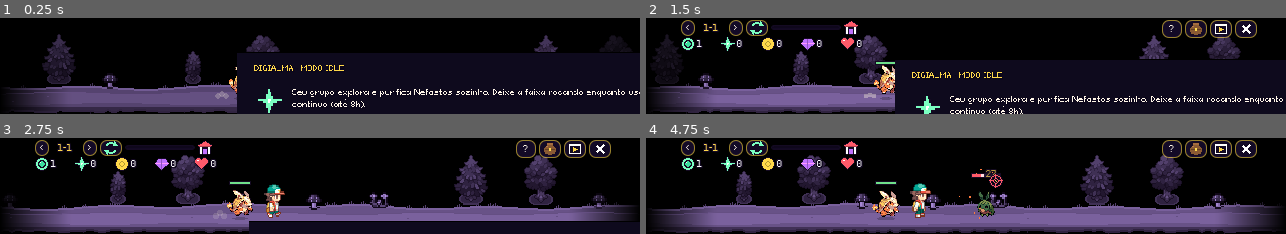
Above: before the commit, frames 1-4 (two rows, left to right).
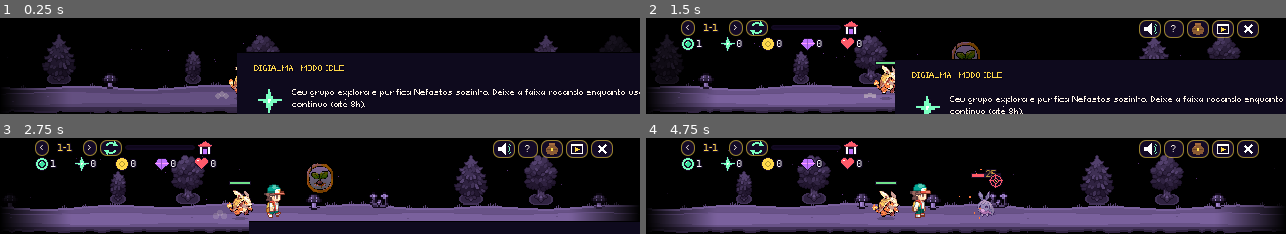
Above: after the commit, the same moments.

Repository: bhering20/digialma
Game: Godot game, scene res://scenes/idle.tscn
Two runs of this game, one before a commit and one after it. Both use one fixed random seed, a clock stepped at 60 frames per second and the inputs below. This scene is started directly instead of the project's main scene.
Inputs (mouse positions are in pixels of both pictures, inside the frame that each line leads up to):
- Up to frame 1 (0.25 s): no input
- Up to frame 2 (1.5 s): tap Enter (ui_accept) at 0.5 s; drag from (966, 66) to (1030, 44) at 0.52 s; drag from (838, 70) to (934, 85) at 1.27 s
- Up to frame 3 (2.75 s): move the mouse to (384, 164) at 2.02 s; hold Right from 2.03 s (still down); tap I at 2.1 s
- Up to frame 4 (4.75 s): release Right at 2.75 s; drag from (934, 205) to (774, 171) at 2.77 s; move the mouse to (1158, 200) at 3.52 s; hold Left 3.53-4.25 s; tap Q at 3.6 s; tap Enter (ui_accept) at 3.77 s; drag from (774, 171) to (870, 162) at 4.27 s

The runs differ from the first frame. In frame 1, less than 0.1% of the frame differs, in the area x 20-41%, y 17-46%; in frame 2, 2.4%; in frame 3, 2.8%, in the area x 4-96%, y 2-65%; in frame 4, 2.4%.

Commit message:
Idle v0.3: dificuldade de verdade, sons suaves e 3 mapas completos
- Zonas sobem 2 níveis cada (mapa 1: Nv 4 -> 22; Costa 21 -> 39;
  Monte Brasa 37 -> 55), XP 20 + 4*nível², grupo leva 55% do dano e
  cura 12% por vitória. Simulação: jogador parado perde nas zonas 1-2,
  1-8 e 1-10 e chega ao santuário com ~72 min.
- Sons originais sintetizados, baixinhos e com intervalo mínimo
  (purificar, item, cristal, nível, zona, derrota, captura, evolução,
  vitória; no duelo: golpe, perfeito, desvio, erro, selo). Botão de som
  na faixa e opção "SONS DO IDLE".
- Ambientação por mapa (vagalumes, brilhos/bolhas, brasas; esporos roxos
  quando corrompido), abertura de mapa com a insígnia e celebração ao
  purificar os 3 mapas. Zona 10 de mapa purificado vira farm com bônus.
- Corrige o shader dos Digialmas, que elevava a cor ao quadrado e
  escurecia todos (ex.: Vulcatatu preto depois do duelo).

Co-Authored-By: Claude Opus 5.5 <noreply@anthropic.com>
Claude-Session: https://claude.ai/code/session_011BGaAH5YinDufTB4UYF1Q9

Diff:
--- a/scripts/game.gd
+++ b/scripts/game.gd
@@ -211,7 +211,8 @@
 ## pressionam o inicial: o Fogo sobra na Floresta, sofre na Costa (Água) e
 ## precisa de parceiros de outros tipos para seguir.
 const ZONES := 10
-const ZONE_LV := [3, 15, 27]  # nível mínimo na zona 1 de cada mapa (+1 por zona)
+const ZONE_LV := [4, 21, 37]  # nível mínimo na zona 1 de cada mapa
+const ZONE_STEP := 2.0          # níveis a mais por zona
 const ZONE_POOLS := [
 	# Floresta: Planta/Inseto/Voador (bom para Fogo); no fim, a Água começa a aparecer
 	[[15, 1, 5, 4], [15, 16, 1, 2, 5], [16, 2, 3, 5, 12]],
@@ -230,6 +231,7 @@
 var zone_max := {}   # mapa -> maior zona liberada
 var zone_kills := {} # mapa -> purificações na zona atual
 var zone_auto := true
+var all_purified := false
 
 
 func zone_of(r: int) -> int:
@@ -241,7 +243,7 @@
 
 
 func zone_levels(r: int, z: int) -> Vector2i:
-	var lo: int = ZONE_LV[r] + z - 1
+	var lo: int = ZONE_LV[r] + int((z - 1) * ZONE_STEP)
 	return Vector2i(lo, lo + 2)
 
 
@@ -345,7 +347,7 @@
 var battle_count := 0
 var seen := {}
 var intro_done := false
-var options := {"alerta_som": true, "fullscreen": false, "musica": 80, "efeitos": 90, "janela_ampla": false, "dicas": true, "painel": 1.25, "jogo_compacto": true, "duelo_faixa": true}
+var options := {"sons_idle": true, "alerta_som": true, "fullscreen": false, "musica": 80, "efeitos": 90, "janela_ampla": false, "dicas": true, "painel": 1.25, "jogo_compacto": true, "duelo_faixa": true}
 const PANEL_SIZES := [1.0, 1.25, 1.5, 2.0]
 
 
@@ -387,12 +389,42 @@
 
 
 # ---------------------------------------------------------------- SAVE
-const VERSION := "0.2"
+const VERSION := "0.3"
 const SAVE_PATH := "user://digialma_save.dat"
-const SAVE_KEYS := ["zone", "zone_max", "zone_kills", "zone_a …(311 unchanged characters)…
+const SAVE_KEYS := ["all_purified", "zone", "zone_max", "zone_kills", "zone_a …(311 unchanged characters)…
 var last_seen := 0  # quando o jogo foi salvo pela última vez (para o progresso offline)
 var _save_t := 0.0
 var _testing := false
+
+
+# ---------------------------------------------------------------- SONS
+## Efeitos curtos e suaves (sintetizados, originais). Volume baixo e com
+## intervalo mínimo por som, para o idle não ficar irritante.
+var _sfx_pool: Array = []
+var _sfx_last := {}
+
+
+func sfx(name: String, db := 0.0, cooldown := 0.25) -> void:
+	if not options.get("sons_idle", true) or _testing:
+		return
+	var now := Time.get_ticks_msec() / 1000.0
+	if now - float(_sfx_last.get(name, -99.0)) < cooldown:
+		return
+	_sfx_last[name] = now
+	var p: AudioStreamPlayer = null
+	for q in _sfx_pool:
+		if not q.playing:
+			p = q
+			break
+	if p == null:
+		if _sfx_pool.size() >= 6:
+			return
+		p = AudioStreamPlayer.new()
+		add_child(p)
+		_sfx_pool.append(p)
+	p.stream = load("res://assets/sfx/%s.wav" % name)
+	p.volume_db = linear_to_db(maxf(0.01, options.get("efeitos", 90) / 100.0)) - 10.0 + db
+	p.play()
 
 
 func save_game() -> void:
@@ -518,6 +550,8 @@
 			_debug_v25()
 		elif a == "--shot=v26":
 			_debug_v26()
+		elif a == "--shot=v27":
+			_debug_v27()
 		elif a == "--shot=v20":
 			_debug_v20()
 		elif a == "--shot=v19":
@@ -998,7 +1032,7 @@
 
 ## Curva quadrática: o nível do santuário exige tempo de verdade.
 func xp_need(m: Dictionary) -> int:
-	return 20 + int(m["lv"]) * int(m["lv"]) * 3
+	return 20 + int(m["lv"]) * int(m["lv"]) * 4
 
 
 func moves_of(m: Dictionary) -> Array:
@@ -1167,6 +1201,10 @@
 uniform float scan = 0.0;
 uniform float silhouette = 0.0;
 uniform float t = 0.0;
+// cor do vértice (com o modulate); o COLOR do fragmento já vem multiplicado
+// pela textura, então multiplicar de novo escurecia tudo
+varying vec4 vcol;
+void vertex() { vcol = COLOR; }
 float hash(vec2 p) { return fract(sin(dot(p, vec2(12.9898, 78.233))) * 43758.5453); }
 void fragment() {
 	vec2 uv = UV;
@@ -1187,7 +1225,7 @@
 	}
 	c.rgb = mix(c.rgb, vec3(1.0), silhouette);
 	c.rgb = mix(c.rgb, flash_color.rgb, flash);
-	COLOR = c * COLOR;
+	COLOR = c * vcol;
 }
 """
 
@@ -1898,11 +1936,20 @@
 	get_tree().create_timer(120.0, true, false, true).timeout.connect(get_tree().quit)
 	await get_tree().create_timer(0.5).timeout
 	new_game(7)
+	var rr := int(OS.get_environment("REG")) if OS.get_environment("REG") != "" else 0
 	team[0]["id"] = 9
-	team[0]["lv"] = 30
+	team[0]["lv"] = 75
 	team[0]["tree"] = {"a1": true}
+	team[0]["hp"] = max_hp(team[0])
 	debug_species = -9
-	idle_prog[0] = 100.0
+	tutorial["idle"] = true
+	for k in 3:
+		tutorial["mapa%d" % k] = true
+	badges = rr
+	region = rr
+	zone[rr] = ZONES
+	zone_max[rr] = ZONES
+	zone_kills[rr] = zone_need(ZONES)
 	get_tree().change_scene_to_file("res://scenes/idle.tscn")
 	await get_tree().create_timer(8.0).timeout
 	var idle = get_tree().current_scene
@@ -1911,13 +1958,13 @@
 	for i in 200:
 		await get_tree().create_timer(0.4).timeout
 		get_viewport().get_texture().get_image().save_png("/tmp/v23/s%03d.png" % i)
-		if badges >= 1 and i > 10:
+		if badges >= rr + 1 and i > 10:
 			await get_tree().create_timer(2.0).timeout
 			get_viewport().get_texture().get_image().save_png("/tmp/v23/z_fim.png")
 			break
 	await get_tree().create_timer(3.0).timeout
 	get_viewport().get_texture().get_image().save_png("/tmp/v23/z_regiao2.png")
-	print("FIM badges=", badges, " region=", region)
+	print("FIM badges=", badges, " region=", region, " todos=", all_purified)
 	get_tree().quit()
 
 
@@ -1996,3 +2043,25 @@
 		if i % 5 == 0:
 			print("t=", i, " zona=", zone.get(region, 1), " kills=", zone_kills.get(region, 0), " hp=", team[0]["hp"], "/", max_hp(team[0]), " lv=", team[0]["lv"])
 	get_tree().quit()
+
+
+## Simulação de balanceamento: jogador novo, tempo acelerado.
+func _debug_v27() -> void:
+	get_tree().create_timer(175.0, true, false, true).timeout.connect(get_tree().quit)
+	await get_tree().create_timer(0.3).timeout
+	new_game(7)
+	tutorial["idle"] = true
+	tutorial["mapa0"] = true
+	get_tree().change_scene_to_file("res://scenes/idle.tscn")
+	await get_tree().create_timer(1.0).timeout
+	Engine.time_scale = 30.0
+	var gt := 0.0
+	for i in 2000:
+		await get_tree().create_timer(6.0).timeout  # 6s de jogo
+		gt += 6.0
+		var mins := gt / 60.0
+		if i % 30 == 0:
+			var lvs: Array = []
+			for m in team:
+				lvs.append(m["lv"])
+			print("SIM %5.1f min | zona %d-%d kills %d/%d | max %d | niveis %s | badges %d" % [mins, region + 1, zone_of(region), int(zone_kills.get(region, 0)), zone_need(zone_of(region)), int(zone_max.get(region, 1)), str(lvs), badges])
--- a/scripts/idle.gd
+++ b/scripts/idle.gd
@@ -48,6 +48,7 @@
 var pending_evo: Array = []
 var approaching := false
 var hold_evo := false
+var amb2: MapAmbient
 var sfx: AudioStreamPlayer
 var zone_l: Label
 var hp_bars: Array = []
@@ -60,7 +61,7 @@
 var duel_btn: Button
 ## Quanto o caminho do idle anda por purificação (bem mais longo que jogando).
 ## Dano que o grupo leva no idle (o idle é mais leve que o duelo)
-const IDLE_TAKEN := 0.4
+const IDLE_TAKEN := 0.55
 const FAINT := Color(0.35, 0.35, 0.45, 0.55)
 const STEP_MIN := 0.8
 const STEP_MAX := 1.3
@@ -85,6 +86,11 @@
 	road.ground = GROUND
 	road.material = cmat
 	add_child(road)
+	amb2 = MapAmbient.new()
+	amb2.kind = ["floresta", "costa", "vulcao"][mini(Game.region, 2)]
+	amb2.corrupted = cmat != null
+	amb2.ground = GROUND
+	add_child(amb2)
 	stage = Node2D.new()
 	stage.y_sort_enabled = true
 	add_child(stage)
@@ -101,9 +107,12 @@
 	_build_hud()
 	_offline_gains()
 	_heal_party(1.0, true)
-	if progress >= 100.0 and Game.zone_of(my_region) >= Game.ZONES:
+	if progress >= 100.0 and Game.zone_of(my_region) >= Game.ZONES and Game.badges <= my_region:
 		_sanctuary_ready.call_deferred()
 	_log("%s começou a explorar %s." % [Game.mon_name(Game.team[0]), reg["nome"]])
+	if not Game.tutorial.get("mapa%d" % my_region, false):
+		Game.tutorial["mapa%d" % my_region] = true
+		_map_intro.call_deferred()
 	if not Game.tutorial.get("idle", false):
 		Game.tutorial["idle"] = true
 		hold_evo = true
@@ -294,6 +303,8 @@
 			Game.add_partner(e)
 			captured += 1
 			_pop_icon(kid.position + Vector2(0, -44), "coracao")
+			Game.sfx("captura")
+		Game.sfx("captura")
 	print("[duelo] resultado=", r)
 	dueling = false
 	_refresh()
@@ -427,10 +438,15 @@
 	log_l.visible = false
 	add_child(log_l)
 	var bx := HBoxContainer.new()
-	bx.position = Vector2(W - FADE * 0.5 - 89, 2)
+	bx.position = Vector2(W - FADE * 0.5 - 112, 2)
 	bx.add_theme_constant_override("separation", 3)
 	add_child(bx)
 	hud.append(bx)
+	var snd := _icon_btn("som" if Game.options.get("sons_idle", true) else "mudo", "Sons do idle (os alertas de raro e santuário têm opção própria)")
+	snd.pressed.connect(func():
+		Game.options["sons_idle"] = not Game.options.get("sons_idle", true)
+		snd.icon = Game.tex(UI % ("som" if Game.options["sons_idle"] else "mudo")))
+	bx.add_child(snd)
 	var help := _pill("?", 20)
 	help.custom_minimum_size = Vector2(20, 18)
 	help.tooltip_text = "Como jogar"
@@ -642,8 +658,11 @@
 			elif pets[i].modulate == FAINT:
 				pets[i].modulate = Color.WHITE
 	if not walking:
+		if amb2:
+			amb2.drift = 0.0
 		return
 	road.scroll += SPEED * delta
+	amb2.drift = SPEED * 0.6
 	road.queue_redraw()
 	for p in props.duplicate():
 		var s := p as Sprite2D
@@ -664,9 +683,11 @@
 	while is_inside_tree():
 		_set_walking(not sanct_ready or approaching)
 		var faro: float = [1.0, 0.75, 0.55][Game.elo_level("faro")]
-		var until := Time.get_ticks_msec() + int(rng.randf_range(2.5, 5.0) * faro * 1000.0)
-		while Time.get_ticks_msec() < until and not want_duel and not want_sanct and (pending_evo.is_empty() or hold_evo or is_instance_valid(panel_win)) and is_inside_tree():
+		var wait_s := rng.randf_range(2.5, 5.0) * faro
+		var waited := 0.0
+		while waited < wait_s and not want_duel and not want_sanct and (pending_evo.is_empty() or hold_evo or is_instance_valid(panel_win)) and is_inside_tree():
 			await get_tree().process_frame
+			waited += get_process_delta_time()
 		if not is_inside_tree():
 			return
 		if not pending_evo.is_empty() and not hold_evo and not is_instance_valid(panel_win):
@@ -738,6 +759,7 @@
 		return
 	var mpos := m.position
 	_elo_xp(2 + rar)
+	Game.sfx("purificar%d" % rng.randi_range(0, 2), -4.0, 1.2)
 	await _purify_fx(m, mat)
 	var xp: int = 6 + e["lv"] * 2
 	var b := int(rng.randi_range(8, 20) * [1.0, 1.5, 2.0][Game.elo_level("bolsa")] * (1.2 if Game.has_skill(Game.team[0], "v3") else 1.0) * (1.0 + Game.gear_bonus(Game.team[0], "bits")))
@@ -746,7 +768,7 @@
 	bits_gained += b
 	Game.bits += b
 	Game.zone_kills[my_region] = int(Game.zone_kills.get(my_region, 0)) + 1
-	_heal_party(0.2)
+	_heal_party(0.12)
 	_give_xp(xp)
 	_log("%s foi purificado! +%d XP  +%d bits" % [Game.mon_name(e), xp, b], Color("aef7c8"))
 	# chance de amuleto (raridade do Nefasto ajuda)
@@ -755,11 +777,13 @@
 		items_found += 1
 		await get_tree().create_timer(1.0).timeout
 		_drop_fx(mpos + Vector2(0, -20), g)
+		Game.sfx("item")
 		_log("Achou um amuleto: %s! (%s)" % [Game.gear_name(g), Game.gear_desc(g)], Game.rar_color(g["rar"]))
 	# Cristal de Ressonância (para fusões)
 	if rng.randf() < 0.05 + rar * 0.03:
 		Game.cristais += 1
 		_pop_icon(mpos + Vector2(0, -30), "res")
+		Game.sfx("cristal")
 	var auto_ch: float = [0.0, 0.15, 0.3][Game.elo_level("auto")]
 	if rng.randf() < auto_ch:
 		e["hp"] = Game.max_hp(e)
@@ -768,6 +792,7 @@
 		await get_tree().create_timer(1.2).timeout
 		_log("Purificação Automática: %s quis ficar com você! (%s)" % [Game.mon_name(e), where], Color("ffd84a"))
 		_pop_icon(kid.position + Vector2(0, -44), "coracao")
+		Game.sfx("captura")
 	_refresh()
 	await _check_zone()
 
@@ -785,7 +810,17 @@
 	if int(Game.zone_kills.get(my_region, 0)) < Game.zone_need(z):
 		return
 	if z >= Game.ZONES:
-		if not sanct_ready:
+		if Game.badges > my_region:
+			# mapa já purificado: a zona 10 vira farm (com um baú de bits)
+			Game.zone_kills[my_region] = 0
+			var bonus := 40 * (my_region + 1)
+			Game.bits += bonus
+			bits_gained += bonus
+			_pop_icon(kid.position + Vector2(0, -44), "bits")
+			_pop_text(kid.position + Vector2(8, -50), str(bonus), Color("ffd84a"))
+			Game.sfx("item")
+			_refresh()
+		elif not sanct_ready:
 			await _sanctuary_ready()
 		return
 	Game.zone_max[my_region] = maxi(int(Game.zone_max.get(my_region, 1)), z + 1)
@@ -795,6 +830,7 @@
 		_heal_party(1.0, true)
 		_sparkle(kid.position + Vector2(0, -30))
 		_pop_text(kid.position + Vector2(-6, -50), "%d-%d" % [my_region + 1, z + 1], Color("ffd84a"))
+		Game.sfx("zona")
 	else:
 		Game.zone_kills[my_region] = 0  # farmando: repete a zona
 	_refresh()
@@ -926,6 +962,7 @@
 
 ## O grupo inteiro caiu: o Nefasto vence, todos voltam uma zona e se recuperam.
 func _defeat(m: AnimatedSprite2D) -> void:
+	Game.sfx("derrota")
 	_pop_icon(kid.position + Vector2(0, -44), "fugir")
 	_burst(kid.position + Vector2(0, -20), Color("b050ff"), 16)
 	await create_tween().tween_property(m, "position:x", W + 60, 0.6).finished
@@ -944,8 +981,55 @@
 	if not Game.options.get("alerta_som", true):
 		return
 	sfx.stream = load("res://assets/sfx/%s.wav" % name)
-	sfx.volume_db = linear_to_db(maxf(0.01, Game.options.get("efeitos", 90) / 100.0)) - 6.0
+	sfx.volume_db = linear_to_db(maxf(0.01, Game.options.get("efeitos", 90) / 100.0)) - 8.0
 	sfx.play()
+
+
+## Abertura de mapa novo: a insígnia do mapa (apagada enquanto corrompido)
+## surge sobre o grupo, com o número da zona.
+func _map_intro() -> void:
+	await get_tree().create_timer(1.2).timeout
+	var b := Sprite2D.new()
+	b.texture = Game.tex("res://assets/badges/%s.png" % reg["lider"]["badge"])
+	b.texture_filter = CanvasItem.TEXTURE_FILTER_NEAREST
+	b.position = Vector2(W * 0.5, 40)
+	b.scale = Vector2(0.05, 0.05)
+	b.modulate = Color(0.55, 0.4, 0.75, 0.0) if cmat else Color(1, 1, 1, 0.0)
+	add_child(b)
+	var tw := create_tween()
+	tw.tween_property(b, "scale", Vector2(0.45, 0.45), 0.5).set_trans(Tween.TRANS_BACK).set_ease(Tween.EASE_OUT)
+	tw.parallel().tween_property(b, "modulate:a", 1.0, 0.4)
+	await tw.finished
+	_pop_text(Vector2(W * 0.5 - 8, 30), "%d-%d" % [my_region + 1, Game.zone_of(my_region)], Color("ffd84a"))
+	Game.sfx("zona")
+	await get_tree().create_timer(1.6).timeout
+	await create_tween().tween_property(b, "modulate:a", 0.0, 0.5).finished
+	b.queue_free()
+
+
+## Os 3 mapas purificados: as três insígnias giram sobre o grupo.
+## O idle continua (farm infinito) até o meio do jogo chegar num update.
+func _finale() -> void:
+	Game.sfx("vitoria")
+	var bs: Array = []
+	for i in Game.REGIONS.size():
+		var b := Sprite2D.new()
+		b.texture = Game.tex("res://assets/badges/%s.png" % Game.REGIONS[i]["lider"]["badge"])
+		b.texture_filter = CanvasItem.TEXTURE_FILTER_NEAREST
+		b.scale = Vector2(0.35, 0.35)
+		add_child(b)
+		bs.append(b)
+	var t0 := 0.0
+	while t0 < 4.0 and is_inside_tree():
+		t0 += get_process_delta_time()
+		for i in bs.size():
+			var a := t0 * 2.0 + i * TAU / bs.size()
+			bs[i].position = kid.position + Vector2(cos(a) * 34.0, -40.0 + sin(a) * 10.0)
+		if int(t0 * 10) % 7 == 0:
+			_burst(kid.position + Vector2(randf_range(-60, 60), -30), Color("ffd84a"), 4)
+		await get_tree().process_frame
+	for b in bs:
+		b.queue_free()
 
 
 ## Épico/Lendário: o Digialma desafia e fica esperando numa fila (até 3).
@@ -1026,9 +1110,10 @@
 	add_child(hit)
 	rare_answer = ""
 	hit.pressed.connect(func(): rare_answer = "clicou")
-	var deadline := Time.get_ticks_msec() + 9000
-	while rare_answer == "" and Time.get_ticks_msec() < deadline and is_inside_tree():
+	var waited := 0.0
+	while rare_answer == "" and waited < 9.0 and is_inside_tree():
 		await get_tree().process_frame
+		waited += get_process_delta_time()
 	pulse.kill()
 	flash.queue_free()
 	hit.queue_free()
@@ -1039,6 +1124,7 @@
 		e["hp"] = Game.max_hp(e)
 		_log("Captura automática: o Elo purificou %s sozinho! (%s)" % [Game.mon_name(e), Game.add_partner(e)], Color("ffd84a"))
 		_pop_icon(kid.position + Vector2(0, -44), "coracao")
+		Game.sfx("captura")
 		_refresh()
 		return
 	if rare_answer == "":
@@ -1075,6 +1161,7 @@
 		_elo_xp(15)
 		_log("PERFEITO! %s foi purificado e quis ficar com você! (%s)" % [Game.mon_name(e), where], Color("ffd84a"))
 		_pop_icon(kid.position + Vector2(0, -44), "coracao")
+		Game.sfx("captura")
 		_sparkle(m.position + Vector2(0, -26))
 		_refresh()
 	else:
@@ -1141,7 +1228,7 @@
 	var top := 0
 	for pr in reg["lider"]["time"]:
 		top = maxi(top, pr[1])
-	return Game.ZONE_LV[my_region] + Game.ZONES
+	return Game.zone_levels(my_region, Game.ZONES).y + 1
 
 
 func _sanctuary_challenge() -> void:
@@ -1162,7 +1249,7 @@
 	var boss_off := [1, 2, 4]
 	for bi in ld["time"].size():
 		var pair: Array = ld["time"][bi]
-		var blv: int = Game.ZONE_LV[my_region] + Game.ZONES - 1 + boss_off[mini(bi, 2)]
+		var blv: int = Game.zone_levels(my_region, Game.ZONES).y - 1 + boss_off[mini(bi, 2)]
 		var e := Game.new_monster(pair[0], blv, pair[2] if pair.size() > 2 else 0)
 		e["nefasto"] = Game.region_corrupt(Game.region)
 		var d = load("res://scripts/strip_duel.gd").new()
@@ -1208,6 +1295,7 @@
 
 
 func _sanctuary_win() -> void:
+	Game.sfx("vitoria")
 	var ld: Dictionary = reg["lider"]
 	var was := Game.region
 	Game.badges = maxi(Game.badges, was + 1)
@@ -1236,6 +1324,7 @@
 			_burst(Vector2(FADE + i * (W - FADE * 2) / 4.0, GROUND - 10), Color("fff3a8"), 10)
 		road.material = null
 		gym.material = null
+		amb2.corrupted = false
 		for p in props:
 			(p as CanvasItem).material = null
 		cmat = null
@@ -1252,6 +1341,8 @@
 		Game.zone_max[was + 1] = maxi(1, int(Game.zone_max.get(was + 1, 1)))
 		Game.change_scene("res://scenes/idle.tscn")
 	else:
+		Game.all_purified = true
+		await _finale()
 		sanct_ready = false
 		gym.queue_free()
 		leader_spr.queue_free()
@@ -1267,6 +1358,7 @@
 
 func _do_evolutions() -> void:
 	_set_walking(false)
+	Game.sfx("evolucao")
 	while not pending_evo.is_empty():
 		var m: Dictionary = pending_evo.pop_front()
 		var i := Game.team.find(m)
@@ -1310,6 +1402,7 @@
 			_log("%s subiu para o Nv %d! +1 Ponto de Alma" % [Game.mon_name(m), m["lv"]], Color("8fd4ff"))
 		if m["lv"] > lv0 and i < pets.size():
 			_pop_icon(pets[i].position + Vector2(0, -36), "nivel")
+			Game.sfx("nivel", 0.0, 1.0)
 		_check_evo(m)
 
 
@@ -1461,3 +1554,70 @@
 				var yb: float = bot.call(x)
 				var len := 2 + h % 4
 				draw_rect(Rect2(x, yb - 1, 1, len), Color(pal["raiz"], f * 0.9))
+
+
+## Partículas leves do mapa (não distraem): vagalumes e folhas na Floresta,
+## brilhos e bolhas na Costa, brasas e cinzas no Monte Brasa. Corrompido:
+## esporos roxos subindo devagar.
+class MapAmbient extends Node2D:
+	var kind := "floresta"
+	var corrupted := false
+	var ground := 80.0
+	var drift := 0.0
+	var ps: Array = []
+	var t := 0.0
+
+	func _ready() -> void:
+		for i in 16:
+			ps.append(_new(randf_range(0, 640)))
+
+	func _new(x: float) -> Dictionary:
+		return {"x": x, "y": randf_range(16, ground - 6), "ph": randf() * TAU, "sp": randf_range(0.5, 1.2), "k": randi() % 2}
+
+	func _process(d: float) -> void:
+		t += d
+		for p in ps:
+			p["x"] -= drift * d * p["sp"]
+			if corrupted:
+				p["y"] -= 4.0 * d * p["sp"]
+			else:
+				match kind:
+					"floresta":
+						p["x"] += sin(t * 0.8 + p["ph"]) * 6.0 * d
+						p["y"] += (cos(t * 0.7 + p["ph"]) * 4.0 + (8.0 if p["k"] == 1 else 0.0)) * d
+					"costa":
+						p["y"] -= (6.0 if p["k"] == 1 else 0.0) * d
+					"vulcao":
+						p["y"] -= (10.0 if p["k"] == 0 else -5.0) * d * p["sp"]
+						p["x"] += sin(t + p["ph"]) * 5.0 * d
+			if p["x"] < -10 or p["y"] < 10 or p["y"] > ground + 2:
+				var n := _new(650.0 if drift > 0.0 else randf_range(0, 640))
+				p.merge(n, true)
+		queue_redraw()
+
+	func _draw() -> void:
+		for p in ps:
+			var x: float = p["x"]
+			var fa := clampf(minf(x, 640.0 - x) / 70.0, 0.0, 1.0)
+			var tw := 0.5 + 0.5 * sin(t * 3.0 + p["ph"])
+			var pos := Vector2(round(x), round(p["y"]))
+			if corrupted:
+				draw_rect(Rect2(pos, Vector2(1, 1)), Color(0.75, 0.4, 1.0, 0.55 * fa * (0.5 + tw * 0.5)))
+				continue
+			match kind:
+				"floresta":
+					if p["k"] == 0:
+						draw_circle(pos, 1.6, Color(0.85, 1.0, 0.4, 0.18 * fa * tw))
+						draw_rect(Rect2(pos, Vector2(1, 1)), Color(0.95, 1.0, 0.6, 0.85 * fa * tw))
+					else:
+						draw_rect(Rect2(pos, Vector2(2, 1)), Color(0.45, 0.75, 0.3, 0.6 * fa))
+				"costa":
+					if p["k"] == 0:
+						draw_rect(Rect2(pos, Vector2(1, 1)), Color(1, 1, 1, 0.8 * fa * tw * tw))
+					else:
+						draw_arc(pos, 1.5, 0, TAU, 8, Color(0.7, 0.9, 1.0, 0.45 * fa), 1.0)
+				"vulcao":
+					if p["k"] == 0:
+						draw_rect(Rect2(pos, Vector2(1, 1)), Color(1.0, 0.55 + 0.3 * tw, 0.2, 0.85 * fa))
+					else:
+						draw_rect(Rect2(pos, Vector2(1, 1)), Color(0.5, 0.45, 0.45, 0.5 * fa))
--- a/scripts/strip_duel.gd
+++ b/scripts/strip_duel.gd
@@ -357,6 +357,10 @@
 			break
 		await get_tree().process_frame
 	ring.result(res)
+	if res == "perfect":
+		Game.sfx("perfeito", 0.0, 0.05)
+	elif res == "miss":
+		Game.sfx("erro", -2.0, 0.05)
 	catcher.visible = false
 	return res
 
@@ -460,6 +464,7 @@
 			_sync(12.0)
 		"ok":
 			host._pop_icon(pet.position + Vector2(0, -34), "desvio")
+			Game.sfx("desvio", 0.0, 0.05)
 			create_tween().tween_property(pet, "position:x", pet.position.x - 10, 0.08).set_trans(Tween.TRANS_QUAD)
 			await get_tree().create_timer(0.12).timeout
 			create_tween().tween_property(pet, "position:x", 262.0, 0.15)
@@ -505,6 +510,7 @@
 			ok = false
 			break
 		seal.lock()
+		Game.sfx("selo", float(seal.locked) * 1.5, 0.02)
 		host._burst(center, Color("7affc1"), 5)
 		mat.set_shader_parameter("flash", 0.5)
 		get_tree().create_timer(0.08).timeout.connect(func(): if is_instance_valid(m): mat.set_shader_parameter("flash", 0.0))
@@ -554,6 +560,7 @@
 
 
 func _hit(spr: AnimatedSprite2D, smat: ShaderMaterial, dmg: int, col: Color, big: bool, on_player := false) -> void:
+	Game.sfx("golpe", 0.0 if big else -3.0, 0.05)
 	if on_player:
 		lead["hp"] = maxi(0, lead["hp"] - dmg)
 	else:
--- a/scripts/title.gd
+++ b/scripts/title.gd
@@ -346,6 +346,12 @@
 	dc.button_pressed = Game.options["dicas"]
 	dc.toggled.connect(func(on): Game.options["dicas"] = on)
 	v.add_child(dc)
+	var sid := CheckButton.new()
+	sid.text = "SONS DO IDLE (SUAVES)"
+	sid.tooltip_text = "Plings baixinhos ao purificar, subir de nível, achar itens... Também dá para ligar/desligar na própria faixa."
+	sid.button_pressed = Game.options.get("sons_idle", true)
+	sid.toggled.connect(func(on): Game.options["sons_idle"] = on)
+	v.add_child(sid)
 	var asom := CheckButton.new()
 	asom.text = "ALERTA SONORO (RARO E SANTUÁRIO)"
 	asom.tooltip_text = "O idle é silencioso; só toca um sininho quando um raro aparece ou o Santuário chega."
Not shown, added: assets/sfx/captura.wav.import
Not shown, added: assets/sfx/cristal.wav.import
Not shown, added: assets/sfx/derrota.wav.import
Not shown, added: assets/sfx/desvio.wav.import
Not shown, added: assets/sfx/erro.wav.import
Not shown, added: assets/sfx/evolucao.wav.import
Not shown, added: assets/sfx/golpe.wav.import
Not shown, added: assets/sfx/item.wav.import
Not shown, added: assets/sfx/nivel.wav.import
Not shown, added: assets/sfx/perfeito.wav.import
Not shown, added: assets/sfx/purificar0.wav.import
Not shown, added: assets/sfx/purificar1.wav.import
(and 24 more such lines)
